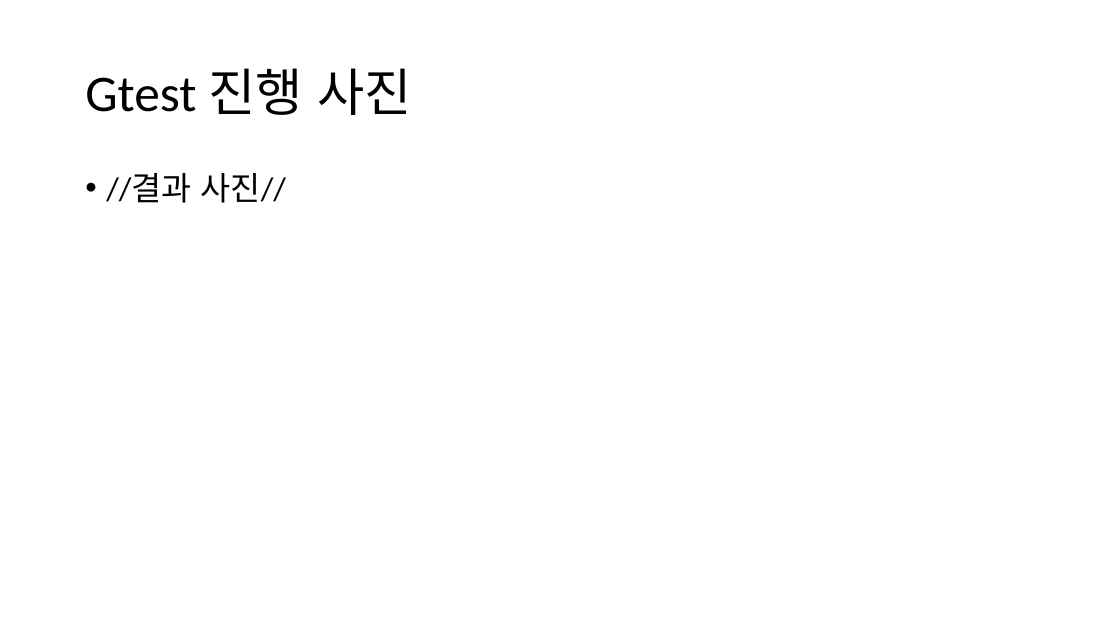
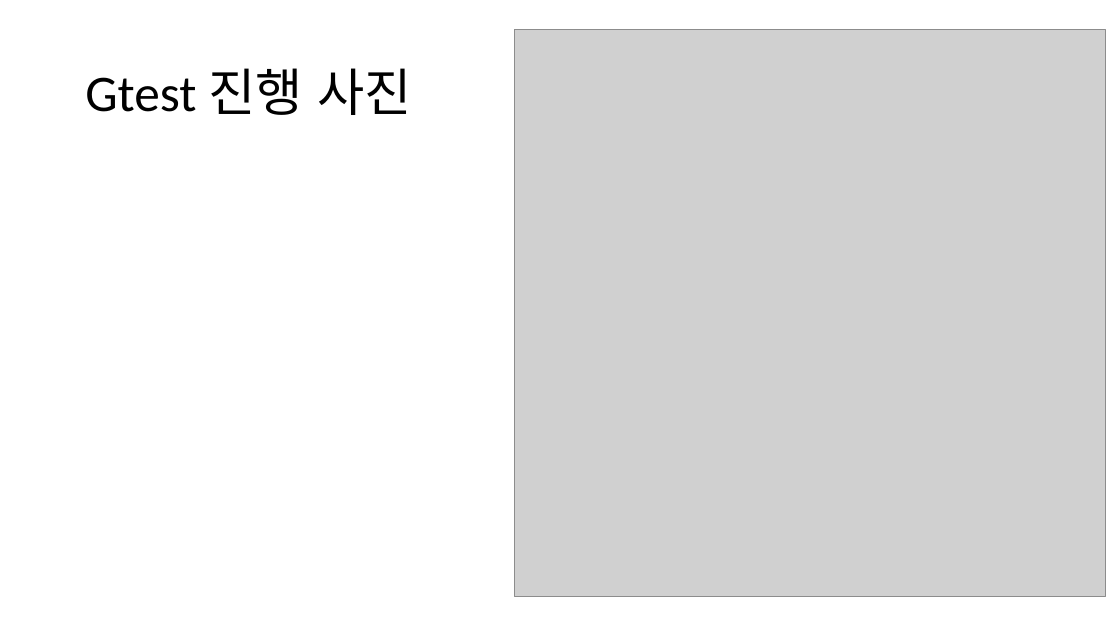
Before and after one commit to OOP-TERM/Othello, a slide deck: slide 5 of 보고서/보고서.pptx. Drawn at 1120x630 pixels with LibreOffice and Linux fonts; fonts in the diff are those of the drawing; grey boxes stand for pictures. Boxes give left, top, right and bottom in pixels: in the first picture for what was removed or moved away, otherwise in the second. Text is boxed around its words. In the diff, an @@ line names an element or a change of style, - is before the commit and + after.

```diff
--- a/보고서/보고서.pptx
+++ b/보고서/보고서.pptx
@@ picture added at (x1=514, y1=29, x2=1106, y2=597) @@
@@ text removed at (x1=106, y1=173, x2=286, y2=203) @@
-• //결과 사진//
```
Also in this commit, not shown: 4 other slides changed, 2 slides added, 7 other files.
